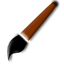
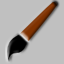
Before/after of a (64, 64) layered artwork. What changed in the layer stack:
pixels changed over box(0, 0, 64, 64) (layer not identified)
